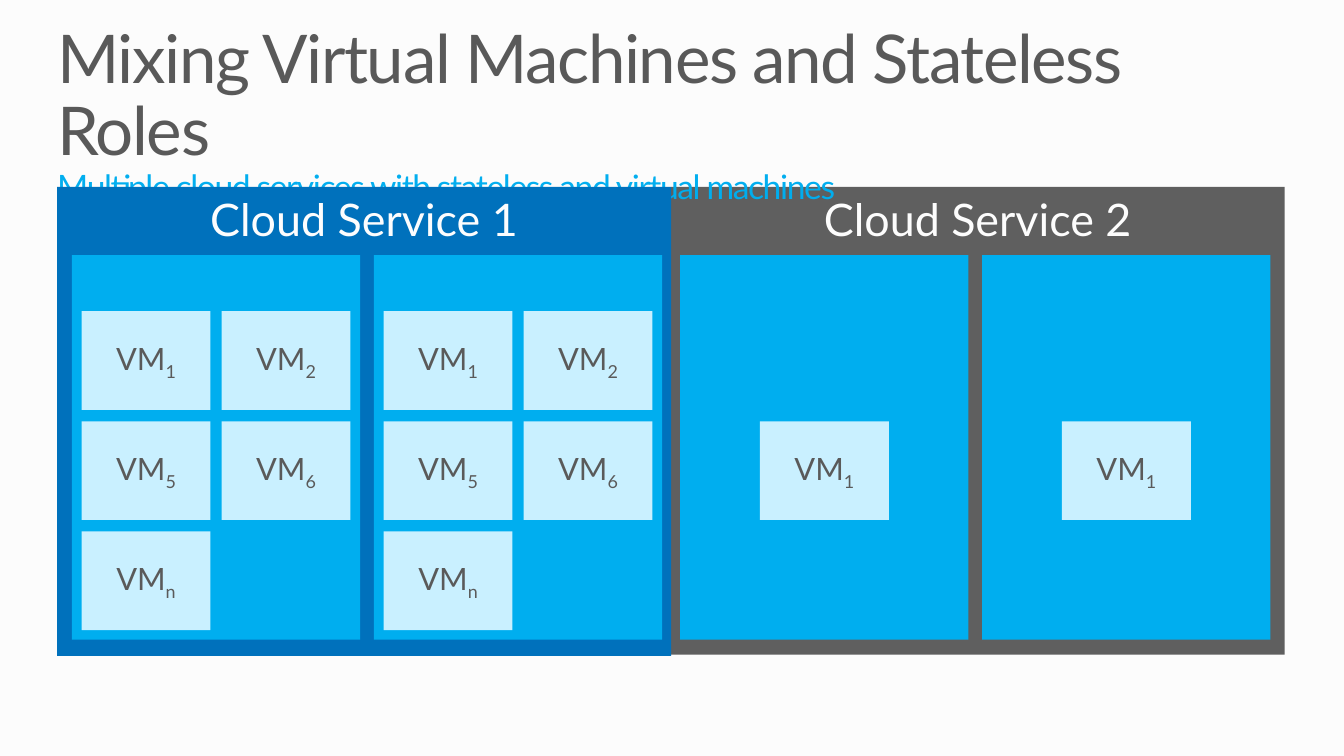
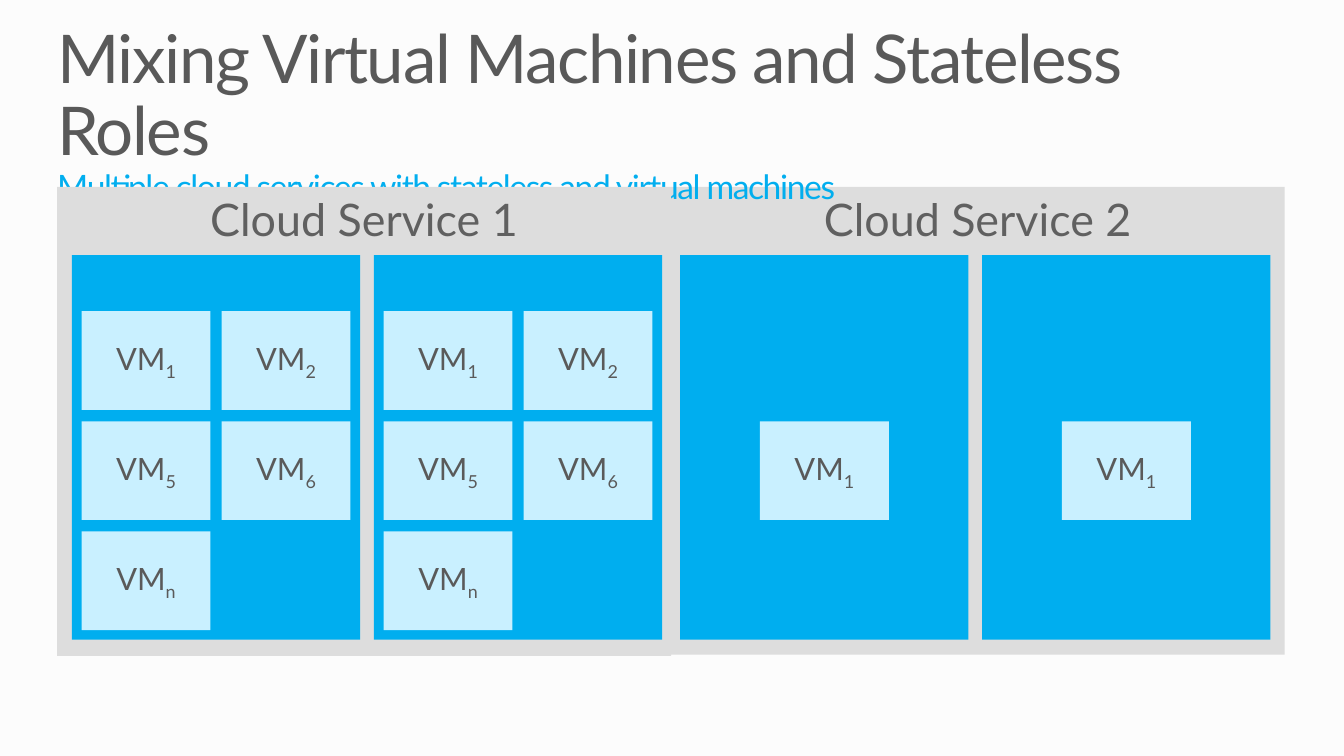
Before and after one commit to mwasham/WATK-Presentations, a slide deck: slide 5 of BuildingAppsWithIaaSAndPaaS/BuildingAppsWithIaaSAndPaaS.pptx. Drawn at 1344x756 pixels with LibreOffice and Linux fonts; fonts in the diff are those of the drawing; background and template pictures are left out. Boxes give left, top, right and bottom in pixels: in the first picture for what was removed or moved away, otherwise in the second. Text is boxed around its words. In the diff, an @@ line names an element or a change of style, - is before the commit and + after.

```diff
--- a/BuildingAppsWithIaaSAndPaaS/BuildingAppsWithIaaSAndPaaS.pptx
+++ b/BuildingAppsWithIaaSAndPaaS/BuildingAppsWithIaaSAndPaaS.pptx
@@ rectangle "Cloud Service 1" at [57,187,671,655]: text colour #FFFFFF to #5F5F5F; fill #0071BC to #DDDDDD @@
@@ rectangle "Cloud Service 2" at [671,187,1286,654]: text colour #FFFFFF to #5F5F5F; fill #5F5F5F to #DDDDDD @@
```
Also in this commit, not shown: 1 other slide changed, 4 other files.
